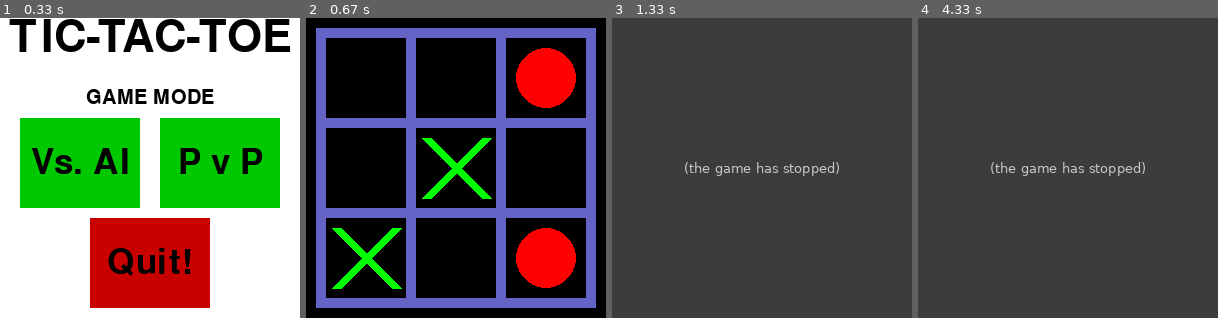
Above: before the commit, frames 1-4 (left to right).
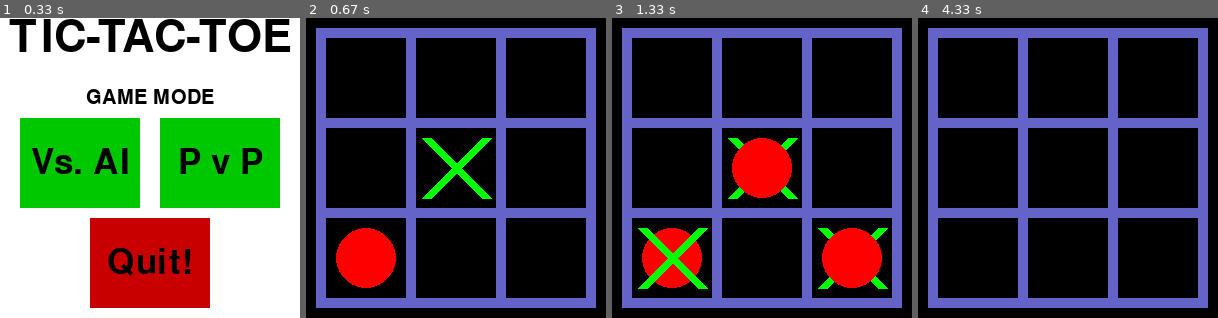
Above: after the commit, the same moments.

Repository: RITESHMOHAPATRA/TIC-TAC-TOE
Game: pygame game, started from Python/pygame1.py
Two runs of this game, one before a commit and one after it. Both use one fixed random seed, a clock stepped at 60 frames per second and the inputs below. The source is Python 2; it was converted automatically to run under Python 3.
Inputs (mouse positions are in pixels of both pictures, inside the frame that each line leads up to):
- Up to frame 1 (0.33 s): no input
- Up to frame 2 (0.67 s): press the mouse at (525, 162) at 0.37 s; move the mouse to (444, 201) at 0.47 s; release the mouse at (363, 237) at 0.6 s
- Up to frame 3 (1.33 s): tap 1 at 0.67 s; press the mouse at (762, 168) at 1.03 s; move the mouse to (819, 225) at 1.13 s; release the mouse at (876, 282) at 1.27 s
- Up to frame 4 (4.33 s): press the mouse at (1158, 78) at 1.37 s; move the mouse to (1062, 108) at 1.47 s; release the mouse at (966, 138) at 1.6 s; tap 2 at 1.67 s; press the mouse at (993, 255) at 4.03 s; move the mouse to (999, 219) at 4.13 s; release the mouse at (1005, 180) at 4.27 s

Frame 1 is identical in both runs. In frame 2, 9.7% of the frame differs, in the area x 8-90%, y 10-91%; in frame 3, 100%, in the area x 0-100%, y 0-100%; in frame 4, 100%.
Before the commit the program exited at 1.17 s; later frames show no game.

Commit message:
Addition of PvP. Modification in menu style.

Diff:
--- a/Python/pygame1.py
+++ b/Python/pygame1.py
@@ -25,7 +25,7 @@
   			comp_play()
   			intro = False
   		if(click[0] == 1 and 280>mouse[0]>160 and 190>mouse[1]>100):
-  			comp_play()
+  			PVPplay()
   			intro = False
   		if(click[0] == 1 and 210>mouse[0]>90 and 290>mouse[1]>200):
   			pygame.quit()
@@ -47,7 +47,7 @@
   		pygame.display.flip()
   		pygame.display.update()
   		if(click[0] == 1 and 125>mouse[0]>25 and 275>mouse[1]>200):
-  			comp_play()
+  			game_intro()
   			end = False
   		if(click[0] == 1 and 275>mouse[0]>175 and 275>mouse[1]>200):
   			pygame.quit()
@@ -66,41 +66,41 @@
 	            if event.type == pygame.QUIT or event.type == pygame.KEYUP and event.key == pygame.K_ESCAPE:
 	                done = True
 	            if event.type == pygame.KEYUP and event.key == pygame.K_KP1 or event.type == pygame.KEYUP and event.key == pygame.K_1:
-	                value = board.nxt_turn(1)
+	                value = board.nxt_turn1(1)
 	            if event.type == pygame.KEYUP and event.key == pygame.K_KP2 or event.type == pygame.KEYUP and event.key == pygame.K_2:
-	                value = board.nxt_turn(2)
+	                value = board.nxt_turn1(2)
 	            if event.type == pygame.KEYUP and event.key == pygame.K_KP3 or event.type == pygame.KEYUP and event.key == pygame.K_3:
-	                value = board.nxt_turn(3)
+	                value = board.nxt_turn1(3)
 	            if event.type == pygame.KEYUP and event.key == pygame.K_KP4 or event.type == pygame.KEYUP and event.key == pygame.K_4:
-	                value = board.nxt_turn(4)
+	                value = board.nxt_turn1(4)
 	            if event.type == pygame.KEYUP and event.key == pygame.K_KP5 or event.type == pygame.KEYUP and event.key == pygame.K_5:
-	                value = board.nxt_turn(5)
+	                value = board.nxt_turn1(5)
 	            if event.type == pygame.KEYUP and event.key == pygame.K_KP6 or event.type == pygame.KEYUP and event.key == pygame.K_6:
-	                value = board.nxt_turn(6)
+	                value = board.nxt_turn1(6)
 	            if event.type == pygame.KEYUP and event.key == pygame.K_KP7 or event.type == pygame.KEYUP and event.key == pygame.K_7:
-	                value = board.nxt_turn(7)
+	                value = board.nxt_turn1(7)
 	            if event.type == pygame.KEYUP and event.key == pygame.K_KP8 or event.type == pygame.KEYUP and event.key == pygame.K_8:
-	                value = board.nxt_turn(8)
+	                value = board.nxt_turn1(8)
 	            if event.type == pygame.KEYUP and event.key == pygame.K_KP9 or event.type == pygame.KEYUP and event.key == pygame.K_9:
-	                value = board.nxt_turn(9)
+	                value = board.nxt_turn1(9)
 	            if 100>mouse[0]>20 and 280>mouse[1]>200 and click[0] == 1:
-	                value = board.nxt_turn(1)
+	                value = board.nxt_turn1(1)
 	            if 190>mouse[0]>110 and 280>mouse[1]>200 and click[0] == 1:
-	                value = board.nxt_turn(2)
+	                value = board.nxt_turn1(2)
 	            if 280>mouse[0]>200 and 280>mouse[1]>200 and click[0] == 1:
-	                value = board.nxt_turn(3)
+	                value = board.nxt_turn1(3)
 	            if 100>mouse[0]>20 and 190>mouse[1]>110 and click[0] == 1:
-	                value = board.nxt_turn(4)
+	                value = board.nxt_turn1(4)
 	            if 190>mouse[0]>110 and 190>mouse[1]>110 and click[0] == 1:
-	                value = board.nxt_turn(5)
+	                value = board.nxt_turn1(5)
 	            if 280>mouse[0]>200 and 190>mouse[1]>110 and click[0] == 1:
-	                value = board.nxt_turn(6)
+	                value = board.nxt_turn1(6)
 	            if 100>mouse[0]>20 and 100>mouse[1]>20 and click[0] == 1:
-	                value = board.nxt_turn(7)
+	                value = board.nxt_turn1(7)
 	            if 190>mouse[0]>110 and 100>mouse[1]>20 and click[0] == 1:
-	                value = board.nxt_turn(8)
+	                value = board.nxt_turn1(8)
 	            if 280>mouse[0]>200 and 100>mouse[1]>20 and click[0] == 1:
-	                value = board.nxt_turn(9)
+	                value = board.nxt_turn1(9)
 	            # pygame.display.flip()
 		pygame.display.flip()
 		if value != 'ongoing':
@@ -112,6 +112,63 @@
 	if value == 0:
 		game_end(0)
 
+def PVPplay():
+	done = False
+	board.initialize()
+	value = 'ongoing'
+	while not done:
+	        for event in pygame.event.get():
+	            mouse = pygame.mouse.get_pos()
+	            click = pygame.mouse.get_pressed()
+	            if event.type == pygame.QUIT or event.type == pygame.KEYUP and event.key == pygame.K_ESCAPE:
+	                done = True
+	            if event.type == pygame.KEYUP and event.key == pygame.K_KP1 or event.type == pygame.KEYUP and event.key == pygame.K_1:
+	                value = board.nxt_turn2(1)
+	            if event.type == pygame.KEYUP and event.key == pygame.K_KP2 or event.type == pygame.KEYUP and event.key == pygame.K_2:
+	                value = board.nxt_turn2(2)
+	            if event.type == pygame.KEYUP and event.key == pygame.K_KP3 or event.type == pygame.KEYUP and event.key == pygame.K_3:
+	                value = board.nxt_turn2(3)
+	            if event.type == pygame.KEYUP and event.key == pygame.K_KP4 or event.type == pygame.KEYUP and event.key == pygame.K_4:
+	                value = board.nxt_turn2(4)
+	            if event.type == pygame.KEYUP and event.key == pygame.K_KP5 or event.type == pygame.KEYUP and event.key == pygame.K_5:
+	                value = board.nxt_turn2(5)
+	            if event.type == pygame.KEYUP and event.key == pygame.K_KP6 or event.type == pygame.KEYUP and event.key == pygame.K_6:
+	                value = board.nxt_turn2(6)
+	            if event.type == pygame.KEYUP and event.key == pygame.K_KP7 or event.type == pygame.KEYUP and event.key == pygame.K_7:
+	                value = board.nxt_turn2(7)
+	            if event.type == pygame.KEYUP and event.key == pygame.K_KP8 or event.type == pygame.KEYUP and event.key == pygame.K_8:
+	                value = board.nxt_turn2(8)
+	            if event.type == pygame.KEYUP and event.key == pygame.K_KP9 or event.type == pygame.KEYUP and event.key == pygame.K_9:
+	                value = board.nxt_turn2(9)
+	            if 100>mouse[0]>20 and 280>mouse[1]>200 and click[0] == 1:
+	                value = board.nxt_turn2(1)
+	            if 190>mouse[0]>110 and 280>mouse[1]>200 and click[0] == 1:
+	                value = board.nxt_turn2(2)
+	            if 280>mouse[0]>200 and 280>mouse[1]>200 and click[0] == 1:
+	                value = board.nxt_turn2(3)
+	            if 100>mouse[0]>20 and 190>mouse[1]>110 and click[0] == 1:
+	                value = board.nxt_turn2(4)
+	            if 190>mouse[0]>110 and 190>mouse[1]>110 and click[0] == 1:
+	                value = board.nxt_turn2(5)
+	            if 280>mouse[0]>200 and 190>mouse[1]>110 and click[0] == 1:
+	                value = board.nxt_turn2(6)
+	            if 100>mouse[0]>20 and 100>mouse[1]>20 and click[0] == 1:
+	                value = board.nxt_turn2(7)
+	            if 190>mouse[0]>110 and 100>mouse[1]>20 and click[0] == 1:
+	                value = board.nxt_turn2(8)
+	            if 280>mouse[0]>200 and 100>mouse[1]>20 and click[0] == 1:
+	                value = board.nxt_turn2(9)
+	            # pygame.display.flip()
+		pygame.display.flip()
+		if value != 'ongoing':
+			done = True
+	if value == 'Player1':
+		game_end('Player1')
+	if value == 'Player2':
+		game_end('Player2')
+	if value == 0:
+		game_end(0)
+
 
 
 game_intro()
--- a/Python/tictactoe.py
+++ b/Python/tictactoe.py
@@ -12,7 +12,7 @@
         self.green = (0,200,0)
         self.bright_red = (255,0,0)
         self.bright_green = (0,255,0)
-
+        self.marker = 'O'
     def makeMove(self,copy,letter, position):
         if not copy:
             self.theBoard[position] = letter
@@ -165,7 +165,7 @@
         pygame.draw.rect(self.screen, self.color, pygame.Rect(280, 190, 10, 90))
         pygame.draw.rect(self.screen, self.color, pygame.Rect(190, 280, 100, 10))
 
-    def nxt_turn(self,position):
+    def nxt_turn1(self,position):
         self.makeMove(0,'X',position)
         if self.isWinner(self.getBoardCopy(),'X'):
             # self.display_game_over('Player')
@@ -178,6 +178,25 @@
         if self.isWinner(self.getBoardCopy(),'O'):
             # self.display_game_over('Computer')
             return 'Computer'
+        else:
+            if self.isBoardFull(self.getBoardCopy()):
+                # self.display_game_over(0)
+                return 0
+
+        return 'ongoing'
+
+    def nxt_turn2(self,position):
+        if(self.marker == 'X'):
+            self.marker = 'O'
+        elif(self.marker == 'O'):
+            self.marker = 'X'
+        self.makeMove(0,self.marker,position)
+        if self.isWinner(self.getBoardCopy(),self.marker):
+            # self.display_game_over('Player')
+            if self.marker == 'X':
+                return 'Player1'
+            if self.marker == 'O':
+                return 'Player2'
         else:
             if self.isBoardFull(self.getBoardCopy()):
                 # self.display_game_over(0)
